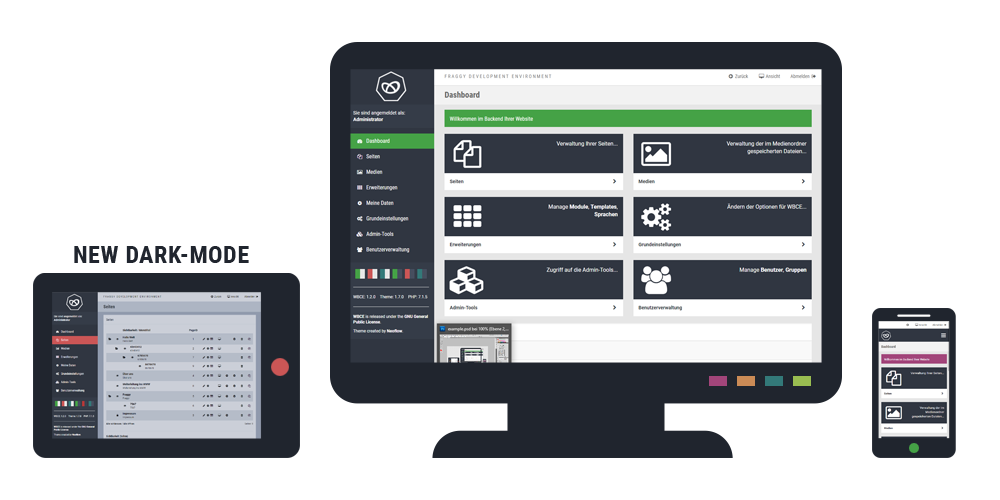
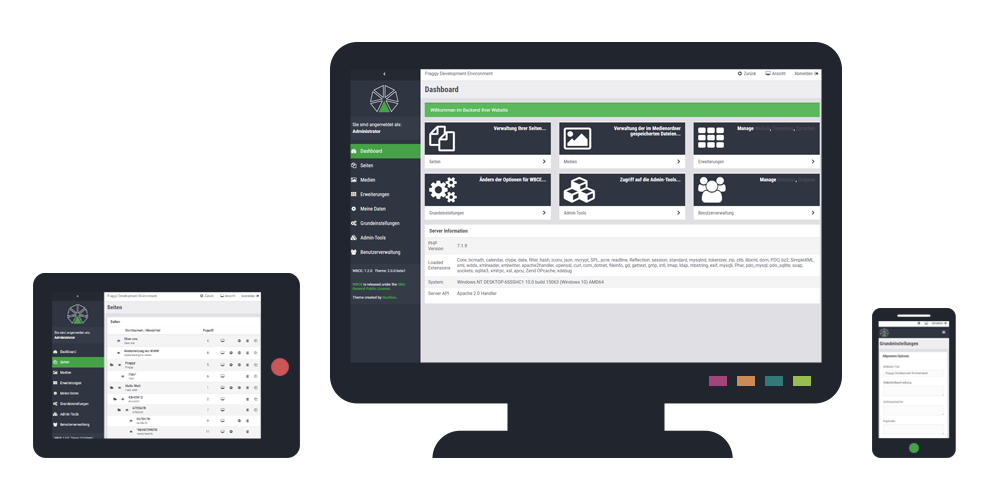
The second 1000px x 500px image is a revision of the first. Changes to its layers:
removed layer "NEW DARK-MODE" over left=74, top=246, right=249, bottom=263
painted on "Screenshot" (1st of 3, in "Phone") over left=878, top=321, right=950, bottom=439
painted on "Screenshot" (2nd of 3, in "Monitor") over left=350, top=69, right=822, bottom=363
painted on "Screenshot" (3rd of 3, in "Tablet") over left=52, top=291, right=261, bottom=439
